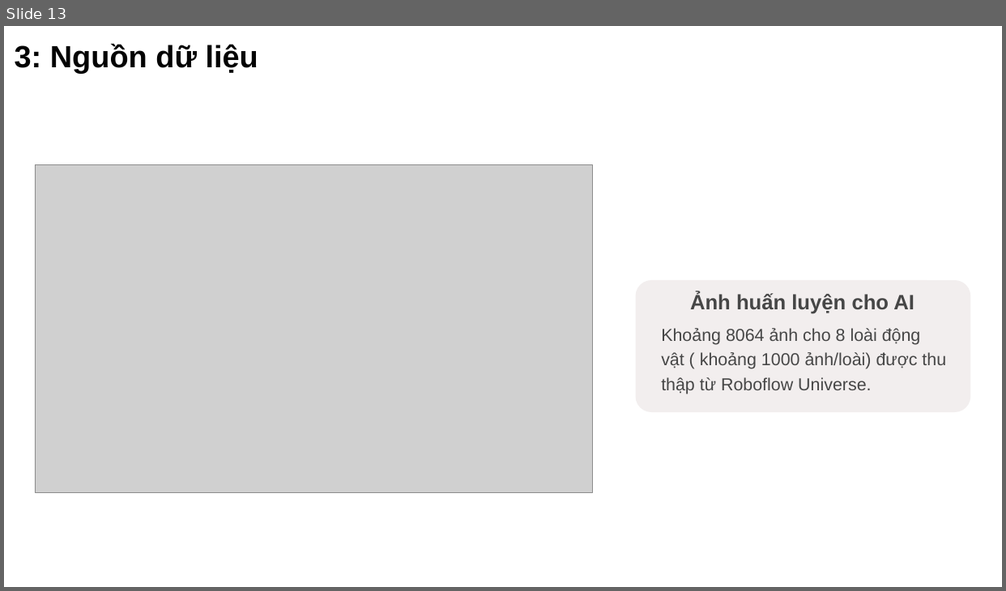
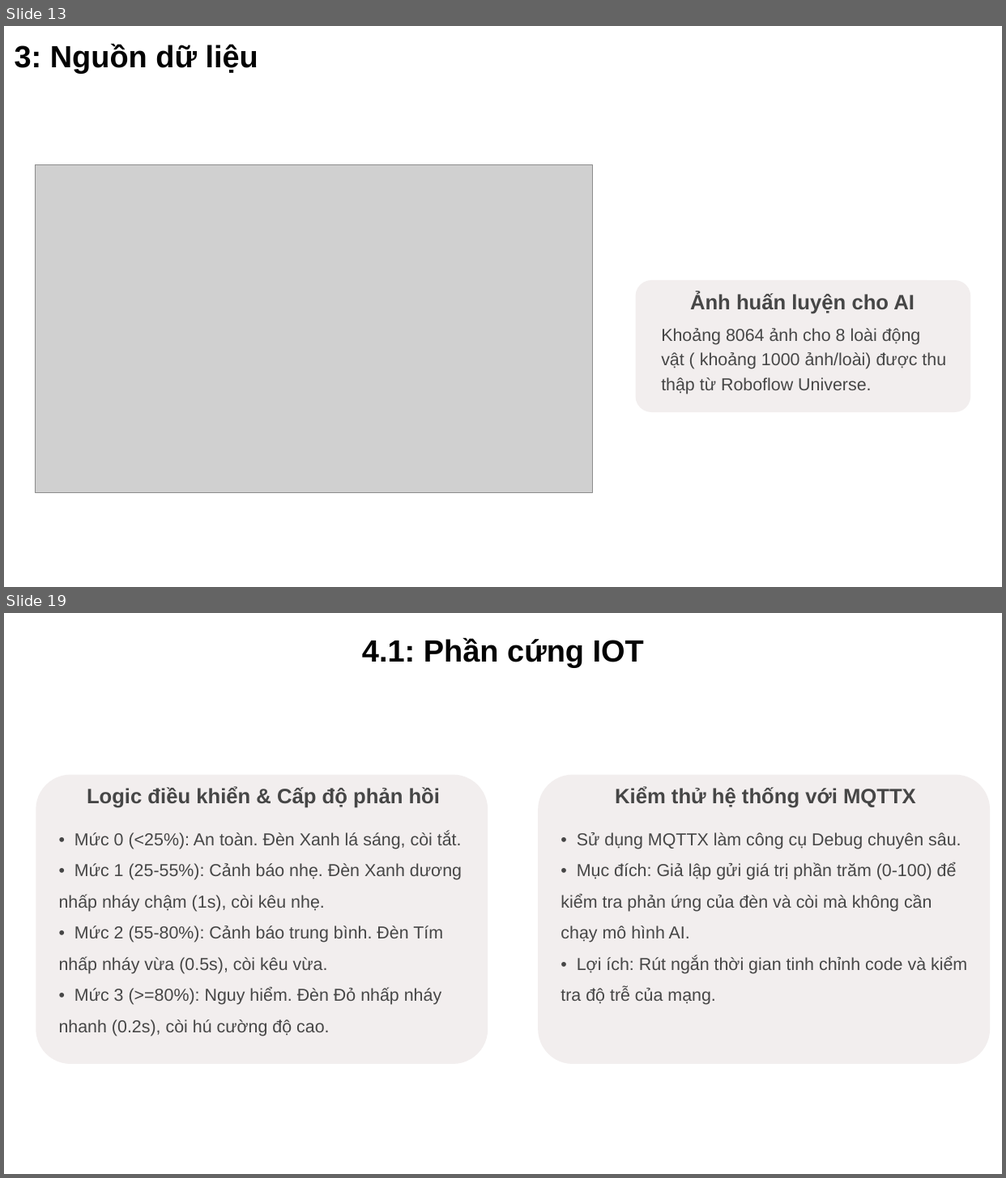
Before and after one commit to NguyenTAnh2005/IntelligentSystem_Vu_Hai_Anh, a slide deck: final_project/reports/Bao_Cao/baocao.pptx. Shown one above the other, each under a label of ours: slide 13 before the commit, slides 13 and 19 after it; the slides between them are not shown. The pictures are 1006x591 and 1006x1178 pixels, drawn with LibreOffice and Linux fonts; fonts in the diff are those of the drawing; grey boxes stand for pictures; background and template pictures are left out. Boxes give left, top, right and bottom in pixels: in the first picture for what was removed or moved away, otherwise in the second. Text is boxed around its words. In the diff, an @@ line names an element or a change of style, - is before the commit and + after.

```diff
--- a/final_project/reports/Bao_Cao/baocao.pptx
+++ b/final_project/reports/Bao_Cao/baocao.pptx
@@ slide 19 added at (4,613,1002,1174), background #000000; not listed: 1 template element that a slide beside it also shows @@
@@ text added at (362,637,644,667), 35.5 pt, text #030303, bold @@
+4.1: Phần cứng IOT
@@ rounded rectangle added at (36,774,488,1064), fill #F2EEEE @@
@@ rounded rectangle added at (538,774,990,1064), fill #F2EEEE @@
@@ text added at (87,786,440,808), 24 pt, text #464646, bold @@
+Logic điều khiển & Cấp độ phản hồi
@@ text added at (615,786,916,808), 24 pt, text #464646, bold @@
+Kiểm thử hệ thống với MQTTX
@@ text added at (59,832,462,1037), 20 pt, text #464646 @@
+• Mức 0 (<25%): An toàn. Đèn Xanh lá sáng, còi tắt.
+• Mức 1 (25-55%): Cảnh báo nhẹ. Đèn Xanh dương nhấp nháy chậm (1s), còi kêu nhẹ.
+• Mức 2 (55-80%): Cảnh báo trung bình. Đèn Tím nhấp nháy vừa (0.5s), còi kêu vừa.
+• Mức 3 (>=80%): Nguy hiểm. Đèn Đỏ nhấp nháy nhanh (0.2s), còi hú cường độ cao.
@@ text added at (560,833,967,1005), 20 pt, text #464646 @@
+• Sử dụng MQTTX làm công cụ Debug chuyên sâu.
+• Mục đích: Giả lập gửi giá trị phần trăm (0-100) để kiểm tra phản ứng của đèn và còi mà không cần chạy mô hình AI.
+• Lợi ích: Rút ngắn thời gian tinh chỉnh code và kiểm tra độ trễ của mạng.
```
Also in this commit, not shown: 7 slides changed, 26 other slides added, 14 slides removed, 2 other files.
